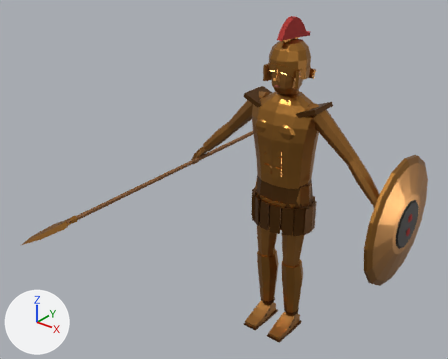
An edit to the glTF model Resource/Characters/Humanoid/Presets/MON_BRONZE_WARRIOR.glb, drawn before and after from the same camera.
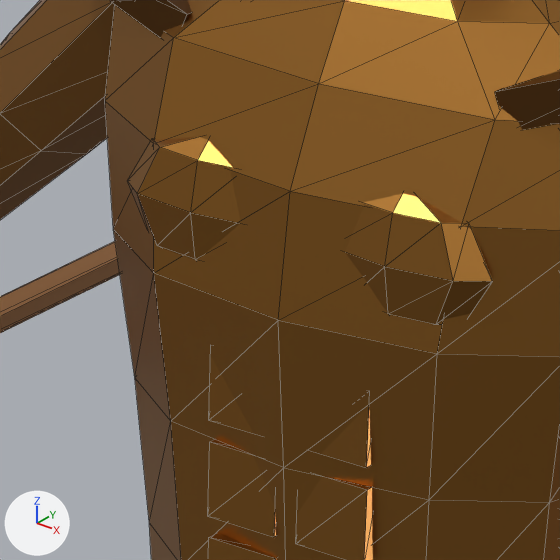
Each version is shown whole from a 50 mm lens placed at (1.892, -2.959, 2.782), pointed at (-0.193, -0.353, 1.166), then close up on the part from 54% to 68% of the width and 29% to 46% of the height. Lighting does not change. The marker at lower left points along +X, +Y and +Z. The first two pictures are the older version. The close-ups show mesh edges as thin lines. Where no turn or scale is listed for an object, it has been applied to the vertices. Vertices at exactly the same position are counted once.

The first close-up shows 'MON_BRONZE_WARRIOR.Arms_Bare', 'MON_BRONZE_WARRIOR.Prop_Spear.R', 'MON_BRONZE_WARRIOR.Torso_Cuirass_M'.
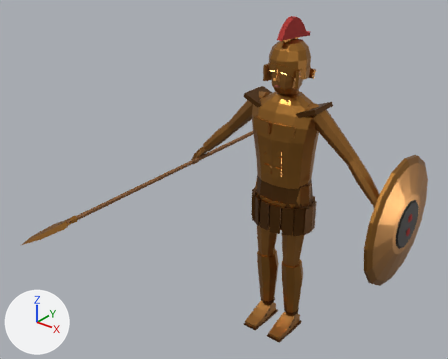
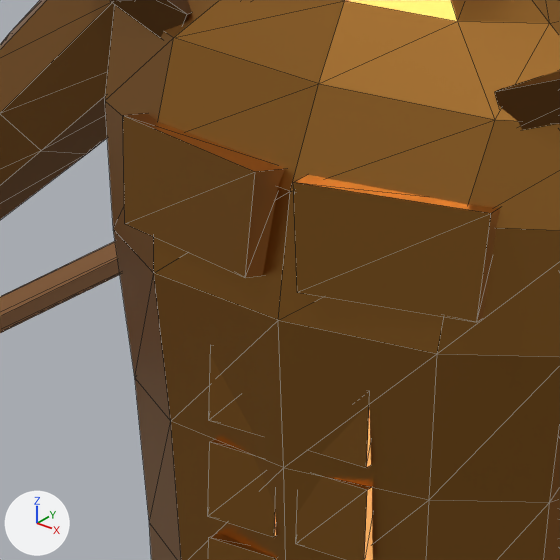
What differs and where, as boxes (x1, y1, x2, y2) in the close-ups (560 x 560 px):
part 1 of me_torso_cuirass_m_001, rebuilt: before (345, 194, 493, 324); after (293, 175, 500, 322)
part 2 of me_torso_cuirass_m_001, rebuilt: before (127, 137, 241, 260); after (123, 113, 285, 278)

Diff of the bpy script that builds the scene:
```diff
--- a/Resource/Characters/Humanoid/Presets/MON_BRONZE_WARRIOR.glb.py
+++ b/Resource/Characters/Humanoid/Presets/MON_BRONZE_WARRIOR.glb.py
@@ me_torso_cuirass_m_001 @@
 # used by ob_mon_bronze_warrior_torso_cuirass_m; location = (0.0, 0.0, 0.0)
-me_torso_cuirass_m_001.from_pydata(...)  # 260 vertices, 476 faces; spans x -0.253..0.253, y -0.152..0.142, z 1.1..1.65
+me_torso_cuirass_m_001.from_pydata(...)  # 224 vertices, 404 faces; spans x -0.253..0.253, y -0.162..0.142, z 1.1..1.65
+# me_torso_cuirass_m_001 part 1: the loose piece of 26 vertices spanning x 0.009..0.145, y -0.145..-0.101, z 1.413..1.512 is rebuilt with 8 vertices and now spans x 0.008..0.145, y -0.162..-0.102, z 1.434..1.511
+# me_torso_cuirass_m_001 part 2: the loose piece of 26 vertices spanning x -0.145..-0.009, y -0.145..-0.101, z 1.413..1.512 is rebuilt with 8 vertices and now spans x -0.145..-0.008, y -0.162..-0.102, z 1.434..1.511
 me_torso_cuirass_m_001.materials.append(mat_mon_bronze_warrior_metal)
```
